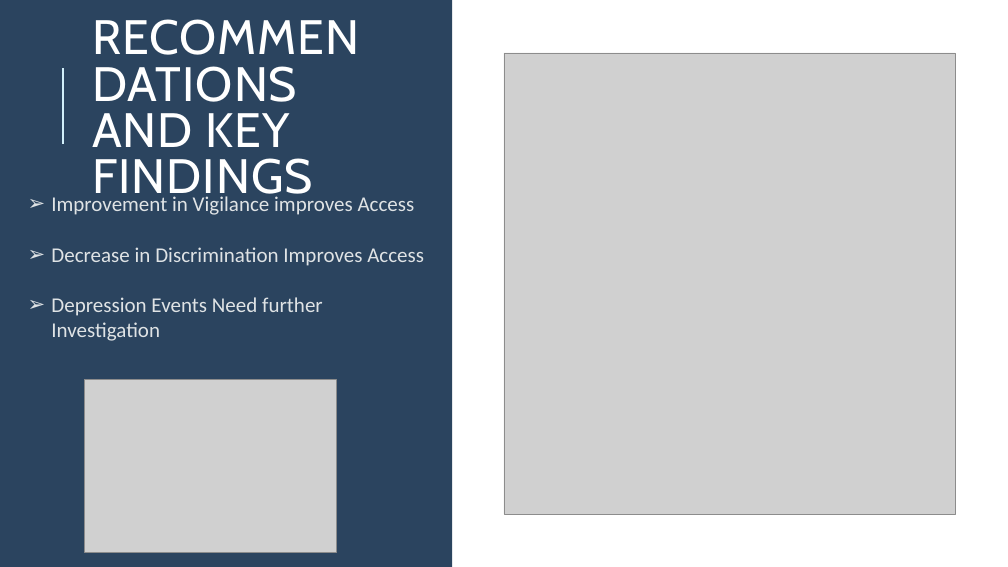
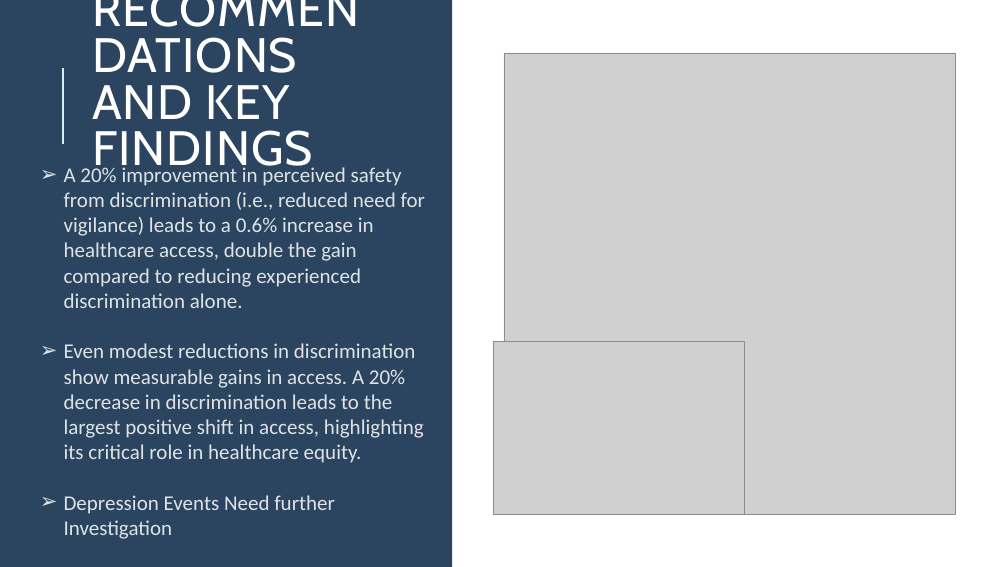
Before and after one commit to BTExpress1/capstonetwo, a slide deck: slide 4 of docs/Capstone Two Project Presentation.pptx. Drawn at 1008x567 pixels with LibreOffice and Linux fonts; fonts in the diff are those of the drawing; grey boxes stand for pictures. Boxes give left, top, right and bottom in pixels: in the first picture for what was removed or moved away, otherwise in the second. Text is boxed around its words. In the diff, an @@ line names an element or a change of style, - is before the commit and + after.

```diff
--- a/docs/Capstone Two Project Presentation.pptx
+++ b/docs/Capstone Two Project Presentation.pptx
@@ title "RECOMMENDATIONS AND KEY FINDINGS": place and size @@
-title "RECOMMENDATIONS AND KEY FINDINGS" at [92,113,313,205]
+title "RECOMMENDATIONS AND KEY FINDINGS" at [92,85,313,177]
@@ text "A 20% improvement in perceived ...": place and size @@
-text "A 20% improvement in perceived ..." at [51,196,424,316]
+text "A 20% improvement in perceived ..." at [64,164,425,463]
@@ text at [64,164,425,463]: text changed @@
-➢ Improvement in Vigilance improves Access
-➢ Decrease in Discrimination Improves Access
+➢ A 20% improvement in perceived safety from discrimination (i.e., reduced need for vigilance) leads to a 0.6% increase in healthcare access, double the gain compared to reducing experienced discrimination alone.
+➢ Even modest reductions in discrimination show measurable gains in access. A 20% decrease in discrimination leads to the largest positive shift in access, highlighting its critical role in healthcare equity.
@@ picture: place and size @@
-picture at [85,380,337,553]
+picture at [493,341,745,514]
```
Also in this commit, not shown: 3 other slides changed, 1 other file.
